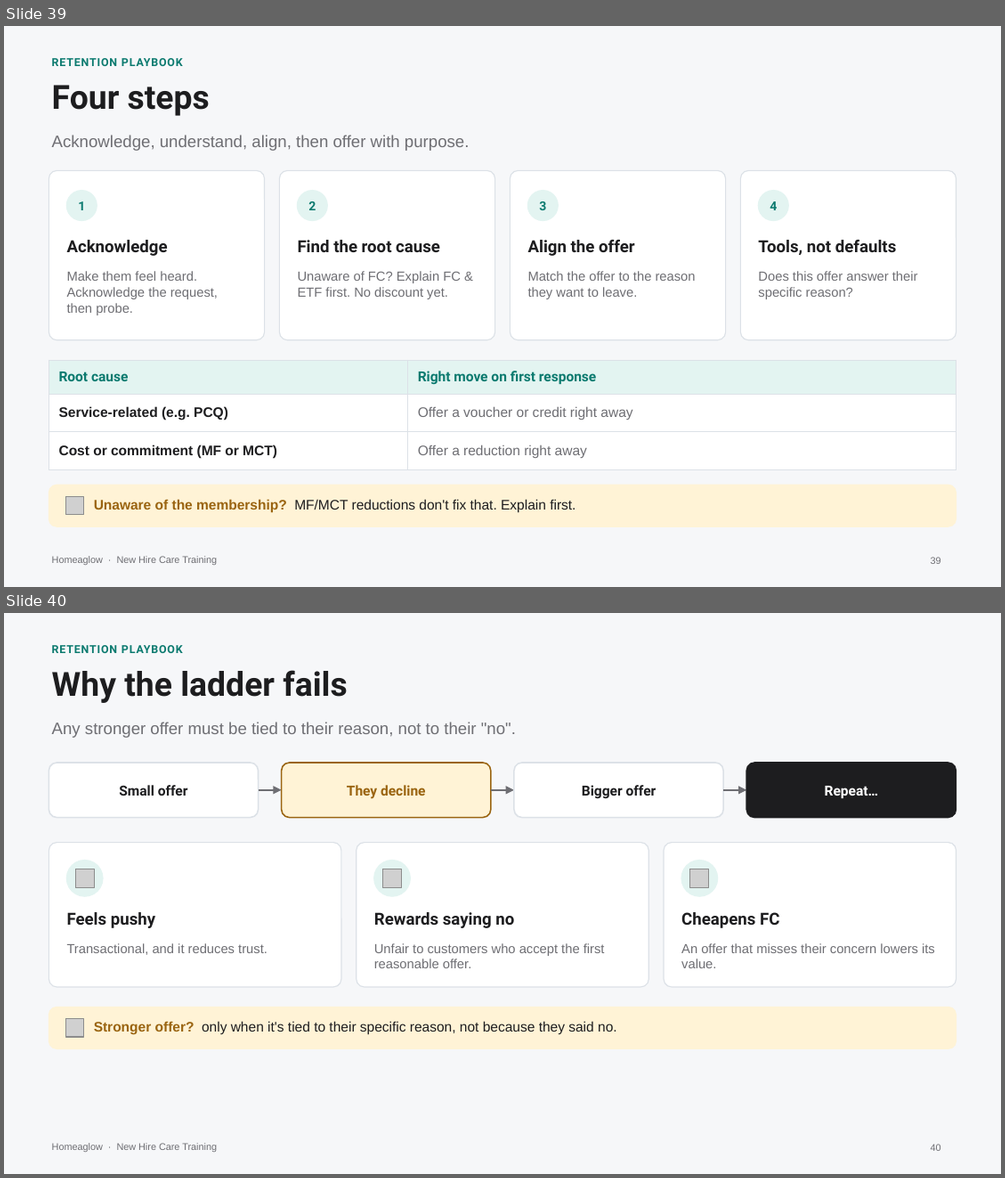
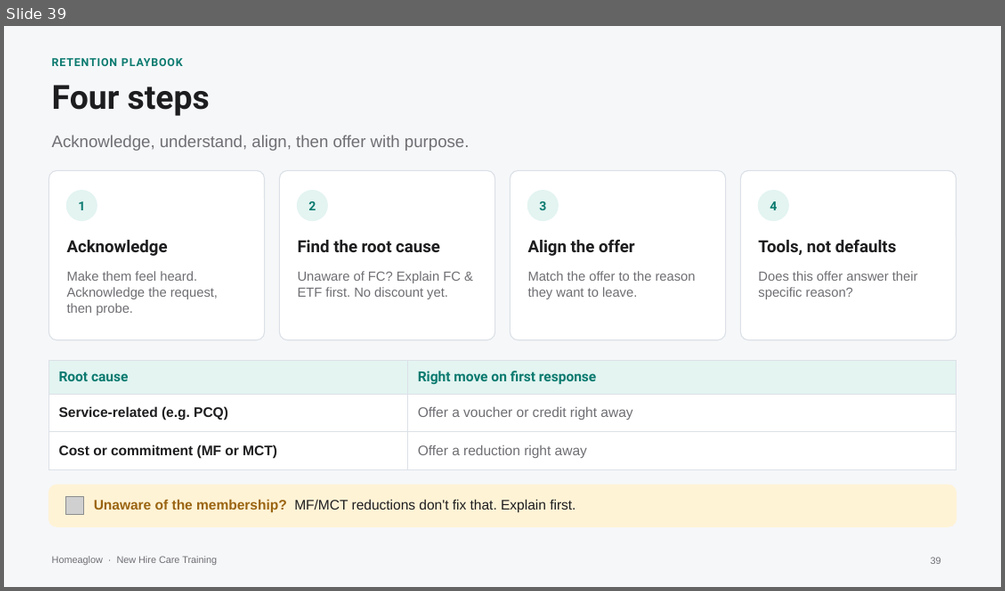
Before and after one commit to anjulimichelle/training, a slide deck: retention-membership-cancellation/retention-membership-cancellation.pptx. Shown one above the other, each under a label of ours: slides 39 and 40 before the commit, slide 39 after it. The pictures are 1005x1178 and 1005x591 pixels, drawn with LibreOffice and Linux fonts; fonts in the diff are those of the drawing; grey boxes stand for pictures. Boxes give left, top, right and bottom in pixels: in the first picture for what was removed or moved away, otherwise in the second. Text is boxed around its words. In the diff, an @@ line names an element or a change of style, - is before the commit and + after.

```diff
--- a/retention-membership-cancellation/retention-membership-cancellation.pptx
+++ b/retention-membership-cancellation/retention-membership-cancellation.pptx
@@ slide 40 removed at box(4, 613, 1001, 1174), background #F6F7F9; not listed: 1 template element that a slide beside it also shows @@
@@ text removed at box(52, 645, 183, 653) @@
-RETENTION PLAYBOOK
@@ text removed at box(52, 670, 347, 703) @@
-Why the ladder fails
@@ text removed at box(52, 722, 516, 738) @@
-Any stronger offer must be tied to their reason, not to their "no".
@@ rounded rectangle removed at box(48, 763, 259, 818) @@
@@ rounded rectangle removed at box(281, 763, 491, 818) @@
@@ rounded rectangle removed at box(514, 763, 724, 818) @@
@@ rounded rectangle removed at box(746, 763, 956, 818) @@
@@ text removed at box(119, 785, 188, 795) @@
-Small offer
@@ arrow removed from (259, 789) to (281, 789) @@
@@ text removed at box(347, 785, 426, 799) @@
-They decline
@@ arrow removed from (491, 789) to (514, 789) @@
@@ text removed at box(582, 785, 656, 799) @@
-Bigger offer
@@ arrow removed from (724, 789) to (746, 789) @@
@@ text removed at box(825, 786, 878, 798) @@
-Repeat…
@@ rounded rectangle removed at box(48, 843, 341, 987) @@
@@ rounded rectangle removed at box(356, 843, 648, 987) @@
@@ rounded rectangle removed at box(663, 843, 956, 987) @@
@@ ellipse removed at box(67, 860, 103, 896) @@
@@ picture removed at box(76, 869, 95, 888) @@
@@ ellipse removed at box(374, 860, 410, 896) @@
@@ picture removed at box(383, 869, 402, 888) @@
@@ ellipse removed at box(682, 860, 718, 896) @@
@@ picture removed at box(690, 869, 709, 888) @@
@@ text removed at box(67, 912, 155, 928) @@
-Feels pushy
@@ text removed at box(374, 912, 514, 928) @@
-Rewards saying no
@@ text removed at box(681, 912, 779, 928) @@
-Cheapens FC
@@ text removed at box(67, 943, 267, 955) @@
-Transactional, and it reduces trust.
@@ text removed at box(374, 943, 605, 968) @@
-Unfair to customers who accept the first reasonable offer.
@@ text removed at box(681, 943, 935, 968) @@
-An offer that misses their concern lowers its value.
@@ rounded rectangle removed at box(48, 1006, 956, 1048) @@
@@ picture removed at box(65, 1019, 84, 1037) @@
@@ text removed at box(94, 1021, 617, 1034) @@
-Stronger offer? only when it's tied to their specific reason, not because they said no.
@@ page number removed at box(930, 1143, 941, 1151) @@
-40
```
Also in this commit, not shown: 6 slides changed, 1 other slide removed, 1 other file.
